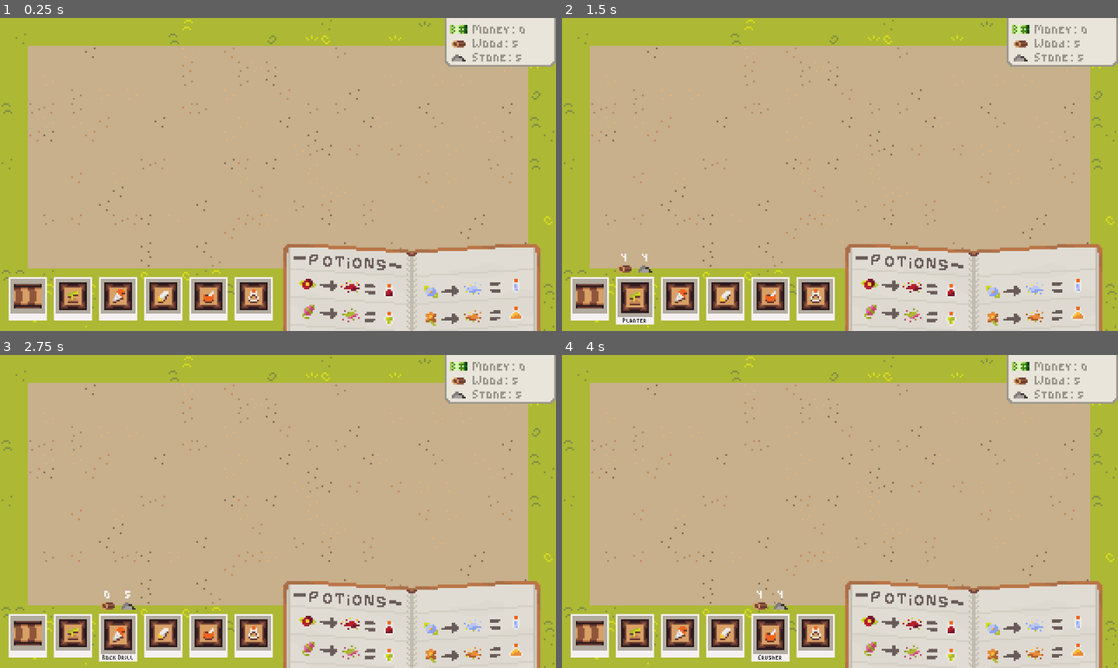
Above: before the commit, frames 1-4 (two rows, left to right).
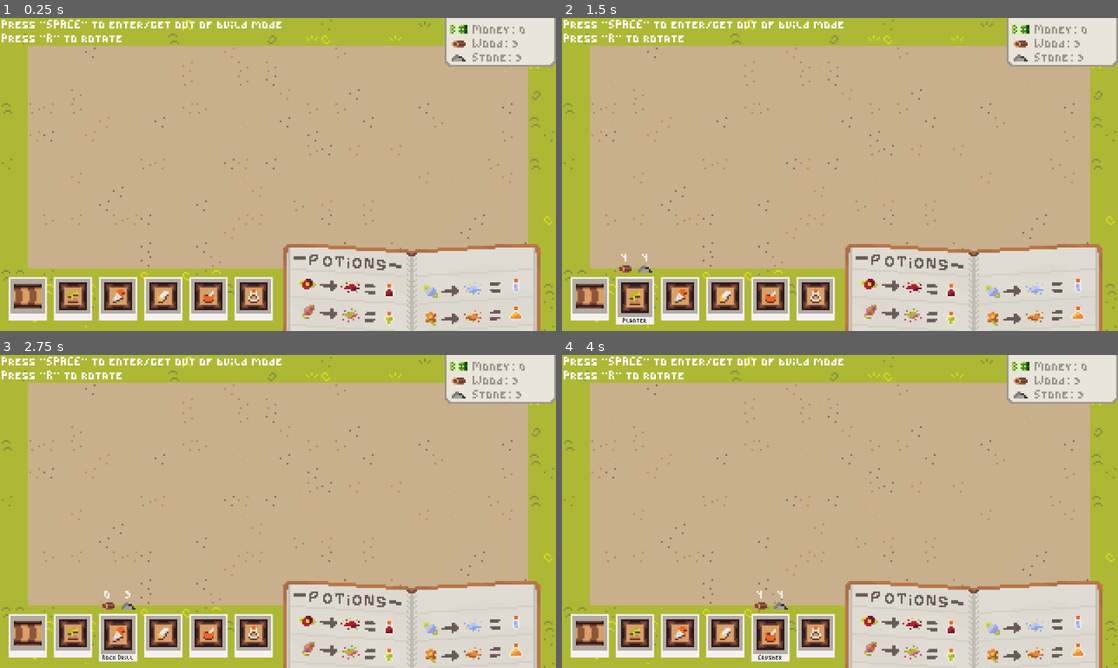
Above: after the commit, the same moments.

Repository: bsc23me/GodotWildJam426
Game: Godot game, scene res://MainScene.tscn
Same seed, same stepped clock (60 frames per second), same inputs: the game is played once before the commit and once after it. The engine's default icon, where the game draws it, is replaced by a stand-in: a white triangle on a blue panel in a dark square. Sound files missing from this copy of the repository are replaced by a short silence.
Inputs (mouse positions are in pixels of both pictures, inside the frame that each line leads up to):
- Up to frame 1 (0.25 s): no input
- Up to frame 2 (1.5 s): click (589, 299) at 0.5 s; click (634, 299) at 1.25 s
- Up to frame 3 (2.75 s): click (116, 636) at 2 s
- Up to frame 4 (4 s): click (723, 636) at 2.75 s; click (773, 636) at 3.5 s

The runs differ from the first frame. In frame 1, 0.9% of the frame differs, in the area x 0-94%, y 0-14%; in frame 2, 0.9%; in frame 3, 0.9%, in the area x 0-94%, y 0-78%; in frame 4, 0.9%.

Commit message:
Game done

Diff:
--- a/MainScene.tscn
+++ b/MainScene.tscn
@@ -2,6 +2,7 @@
 
 [ext_resource type="Texture2D" uid="uid://crtms5edr7pkj" path="res://icon.svg" id="1_3mqji"]
 [ext_resource type="Script" uid="uid://caerpow405td4" path="res://_scripts/grid_manager.gd" id="1_rpqi1"]
+[ext_resource type="AudioStream" uid="uid://dv5cuvly2dwju" path="res://audio/Removal.mp3" id="2_4mcbk"]
 [ext_resource type="TileSet" uid="uid://65cfy5y7i43k" path="res://test_tile_set.tres" id="2_5crlr"]
 [ext_resource type="Script" uid="uid://dogk0odjmsww5" path="res://_scripts/ghost_construct.gd" id="2_x4av3"]
 [ext_resource type="Texture2D" uid="uid://cl14b8ghnbe16" path="res://sprites/Belt_temp.png" id="4_rf2cd"]
@@ -12,6 +13,8 @@
 [ext_resource type="Texture2D" uid="uid://b5opi8vf2ay5e" path="res://sprites/money.png" id="9_p5x2j"]
 [ext_resource type="Texture2D" uid="uid://uv654ivd4pgp" path="res://sprites/UiElements.png" id="10_8xkvn"]
 [ext_resource type="Texture2D" uid="uid://b6dj8hgv0urva" path="res://sprites/RecipePage.png" id="12_yvb8b"]
+[ext_resource type="Script" uid="uid://dgpgdtc4q4qx4" path="res://_scripts/music.gd" id="14_mctxq"]
+[ext_resource type="AudioStream" uid="uid://cq6yo0pfuicmj" path="res://audio/UI Hover.mp3" id="15_mctxq"]
 
 [sub_resource type="AtlasTexture" id="AtlasTexture_rf2cd"]
 atlas = ExtResource("5_p5x2j")
@@ -73,6 +76,10 @@
 font_size = 8
 font_color = Color(0.59607846, 0.5803922, 0.54509807, 1)
 
+[sub_resource type="LabelSettings" id="LabelSettings_mctxq"]
+line_spacing = 0.0
+font_size = 8
+
 [node name="Node" type="Node" unique_id=1097373785]
 
 [node name="Node2D" type="Node2D" parent="." unique_id=1035034019]
@@ -94,6 +101,10 @@
 tile_texture = SubResource("AtlasTexture_rf2cd")
 default_texture = ExtResource("4_rf2cd")
 tile_tex_offsets = Array[Vector2i]([Vector2i(0, 0), Vector2i(4, 0), Vector2i(4, 2), Vector2i(4, 4), Vector2i(3, 4), Vector2i(5, 5), Vector2i(4, 5), Vector2i(5, 4), Vector2i(3, 5)])
+
+[node name="AudioStreamPlayer" type="AudioStreamPlayer" parent="Node2D/GhostConstruct" unique_id=1299156196]
+stream = ExtResource("2_4mcbk")
+volume_db = -8.0
 
 [node name="TileMapLayer" type="TileMapLayer" parent="Node2D" unique_id=1161836502]
 tile_map_data = PackedByteArray("AAAAAAAAAQAFAAUAAAAAAAEAAQAFAAUAAAAAAAIAAQAFAAUAAAAAAAMAAQAFAAUAAAAAAAQAAQAFAAUAAAAAAA …(5424 unchanged characters)…
@@ -129,7 +140,7 @@
 theme_override_constants/separation = 8
 alignment = 1
 
-[node name="Button" type="Button" parent="CanvasLayer/Control/Constructs" unique_id=229434104 node_paths=PackedStringArray("to_show")]
+[node name="Button" type="Button" parent="CanvasLayer/Control/Constructs" unique_id=229434104 node_paths=PackedStringArray("to_show", "audio")]
 layout_mode = 2
 focus_mode = 0
 theme_override_styles/normal = SubResource("StyleBoxFlat_hbc2u")
@@ -138,6 +149,7 @@
 icon = SubResource("AtlasTexture_4mcbk")
 script = ExtResource("8_torvr")
 to_show = NodePath("Control")
+audio = NodePath("AudioStreamPlayer2")
 
 [node name="Control" type="Control" parent="CanvasLayer/Control/Constructs/Button" unique_id=1367076000]
 visible = false
@@ -163,7 +175,7 @@
 offset_top = -17.0
 offset_right = 19.0
 offset_bottom = -9.0
-text = "3    2"
+text = "4    2"
 label_settings = SubResource("LabelSettings_p5x2j")
 horizontal_alignment = 1
 vertical_alignment = 1
@@ -181,7 +193,11 @@
 vframes = 2
 frame = 1
 
-[node name="Button2" type="Button" parent="CanvasLayer/Control/Constructs" unique_id=1173531571 node_paths=PackedStringArray("to_show")]
+[node name="AudioStreamPlayer2" type="AudioStreamPlayer" parent="CanvasLayer/Control/Constructs/Button" unique_id=1830225155]
+stream = ExtResource("15_mctxq")
+volume_db = -15.0
+
+[node name="Button2" type="Button" parent="CanvasLayer/Control/Constructs" unique_id=1173531571 node_paths=PackedStringArray("to_show", "audio")]
 visible = false
 layout_mode = 2
 size_flags_horizontal = 4
@@ -194,6 +210,7 @@
 theme_override_styles/disabled = SubResource("StyleBoxFlat_hbc2u")
 script = ExtResource("8_torvr")
 to_show = NodePath("Control")
+audio = NodePath("AudioStreamPlayer2")
 
 [node name="Control" type="Control" parent="CanvasLayer/Control/Constructs/Button2" unique_id=1420051629]
 visible = false
@@ -237,7 +254,11 @@
 vframes = 2
 frame = 1
 
-[node name="Button3" type="Button" parent="CanvasLayer/Control/Constructs" unique_id=1800787938 node_paths=PackedStringArray("to_show")]
+[node name="AudioStreamPlayer2" type="AudioStreamPlayer" parent="CanvasLayer/Control/Constructs/Button2" unique_id=1081890958]
+stream = ExtResource("15_mctxq")
+volume_db = -15.0
+
+[node name="Button3" type="Button" parent="CanvasLayer/Control/Constructs" unique_id=1800787938 node_paths=PackedStringArray("to_show", "audio")]
 layout_mode = 2
 size_flags_horizontal = 4
 size_flags_vertical = 4
@@ -249,6 +270,7 @@
 theme_override_styles/disabled = SubResource("StyleBoxFlat_hbc2u")
 script = ExtResource("8_torvr")
 to_show = NodePath("Control")
+audio = NodePath("AudioStreamPlayer2")
 
 [node name="Control" type="Control" parent="CanvasLayer/Control/Constructs/Button3" unique_id=799667986]
 visible = false
@@ -292,7 +314,11 @@
 vframes = 2
 frame = 1
 
-[node name="Button4" type="Button" parent="CanvasLayer/Control/Constructs" unique_id=1118686184 node_paths=PackedStringArray("to_show")]
+[node name="AudioStreamPlayer2" type="AudioStreamPlayer" parent="CanvasLayer/Control/Constructs/Button3" unique_id=2024263312]
+stream = ExtResource("15_mctxq")
+volume_db = -15.0
+
+[node name="Button4" type="Button" parent="CanvasLayer/Control/Constructs" unique_id=1118686184 node_paths=PackedStringArray("to_show", "audio")]
 visible = false
 layout_mode = 2
 size_flags_horizontal = 4
@@ -305,6 +331,7 @@
 theme_override_styles/disabled = SubResource("StyleBoxFlat_hbc2u")
 script = ExtResource("8_torvr")
 to_show = NodePath("Control")
+audio = NodePath("AudioStreamPlayer2")
 
 [node name="Control" type="Control" parent="CanvasLayer/Control/Constructs/Button4" unique_id=1051377678]
 visible = false
@@ -348,7 +375,11 @@
 vframes = 2
 frame = 1
 
-[node name="Button5" type="Button" parent="CanvasLayer/Control/Constructs" unique_id=3203714 node_paths=PackedStringArray("to_show")]
+[node name="AudioStreamPlayer2" type="AudioStreamPlayer" parent="CanvasLayer/Control/Constructs/Button4" unique_id=1750034347]
+stream = ExtResource("15_mctxq")
+volume_db = -15.0
+
+[node name="Button5" type="Button" parent="CanvasLayer/Control/Constructs" unique_id=3203714 node_paths=PackedStringArray("to_show", "audio")]
 layout_mode = 2
 size_flags_horizontal = 4
 size_flags_vertical = 4
@@ -360,6 +391,7 @@
 theme_override_styles/disabled = SubResource("StyleBoxFlat_hbc2u")
 script = ExtResource("8_torvr")
 to_show = NodePath("Control")
+audio = NodePath("AudioStreamPlayer2")
 
 [node name="Control" type="Control" parent="CanvasLayer/Control/Constructs/Button5" unique_id=2094385860]
 visible = false
@@ -385,7 +417,7 @@
 offset_top = -17.0
 offset_right = 19.0
 offset_bottom = -9.0
-text = "0    5"
+text = "0    3"
 label_settings = SubResource("LabelSettings_p5x2j")
 horizontal_alignment = 1
 vertical_alignment = 1
@@ -403,7 +435,11 @@
 vframes = 2
 frame = 1
 
-[node name="Button6" type="Button" parent="CanvasLayer/Control/Constructs" unique_id=1774244246 node_paths=PackedStringArray("to_show")]
+[node name="AudioStreamPlayer2" type="AudioStreamPlayer" parent="CanvasLayer/Control/Constructs/Button5" unique_id=248411430]
+stream = ExtResource("15_mctxq")
+volume_db = -15.0
+
+[node name="Button6" type="Button" parent="CanvasLayer/Control/Constructs" unique_id=1774244246 node_paths=PackedStringArray("to_show", "audio")]
 layout_mode = 2
 size_flags_horizontal = 4
 size_flags_vertical = 4
@@ -415,6 +451,7 @@
 theme_override_styles/disabled = SubResource("StyleBoxFlat_hbc2u")
 script = ExtResource("8_torvr")
 to_show = NodePath("Control")
+audio = NodePath("AudioStreamPlayer2")
 
 [node name="Control" type="Control" parent="CanvasLayer/Control/Constructs/Button6" unique_id=938231148]
 visible = false
@@ -440,7 +477,7 @@
 offset_top = -17.0
 offset_right = 19.0
 offset_bottom = -9.0
-text = "5    0"
+text = "3    0"
 label_settings = SubResource("LabelSettings_p5x2j")
 horizontal_alignment = 1
 vertical_alignment = 1
@@ -458,7 +495,11 @@
 vframes = 2
 frame = 1
 
-[node name="Button7" type="Button" parent="CanvasLayer/Control/Constructs" unique_id=1072461668 node_paths=PackedStringArray("to_show")]
+[node name="AudioStreamPlayer2" type="AudioStreamPlayer" parent="CanvasLayer/Control/Constructs/Button6" unique_id=763373562]
+stream = ExtResource("15_mctxq")
+volume_db = -15.0
+
+[node name="Button7" type="Button" parent="CanvasLayer/Control/Constructs" unique_id=1072461668 node_paths=PackedStringArray("to_show", "audio")]
 layout_mode = 2
 size_flags_horizontal = 4
 size_flags_vertical = 4
@@ -470,6 +511,7 @@
 theme_override_styles/disabled = SubResource("StyleBoxFlat_hbc2u")
 script = ExtResource("8_torvr")
 to_show = NodePath("Control")
+audio = NodePath("AudioStreamPlayer2")
 
 [node name="Control" type="Control" parent="CanvasLayer/Control/Constructs/Button7" unique_id=542253197]
 visible = false
@@ -513,7 +555,11 @@
 vframes = 2
 frame = 1
 
-[node name="Button8" type="Button" parent="CanvasLayer/Control/Constructs" unique_id=1919375379 node_paths=PackedStringArray("to_show")]
+[node name="AudioStreamPlayer2" type="AudioStreamPlayer" parent="CanvasLayer/Control/Constructs/Button7" unique_id=1491626310]
+stream = ExtResource("15_mctxq")
+volume_db = -15.0
+
+[node name="Button8" type="Button" parent="CanvasLayer/Control/Constructs" unique_id=1919375379 node_paths=PackedStringArray("to_show", "audio")]
 layout_mode = 2
 size_flags_horizontal = 4
 size_flags_vertical = 4
@@ -525,6 +571,7 @@
 theme_override_styles/disabled = SubResource("StyleBoxFlat_hbc2u")
 script = ExtResource("8_torvr")
 to_show = NodePath("Control")
+audio = NodePath("AudioStreamPlayer2")
 
 [node name="Control" type="Control" parent="CanvasLayer/Control/Constructs/Button8" unique_id=974369302]
 visible = false
@@ -567,6 +614,10 @@
 hframes = 2
 vframes = 2
 frame = 1
+
+[node name="AudioStreamPlayer2" type="AudioStreamPlayer" parent="CanvasLayer/Control/Constructs/Button8" unique_id=702414261]
+stream = ExtResource("15_mctxq")
+volume_db = -15.0
 
 [node name="Label" type="Label" parent="CanvasLayer/Control" unique_id=761006918]
 z_index = 1
@@ -639,6 +690,19 @@
 hframes = 2
 frame = 1
 
+[node name="AudioStreamPlayer" type="AudioStreamPlayer" parent="." unique_id=513518270]
+bus = &"music"
+script = ExtResource("14_mctxq")
+
+[node name="Label" type="Label" parent="." unique_id=1348737235]
+offset_left = 1.0
+offset_top = -1.0
+offset_right = 163.0
+offset_bottom = 15.0
+text = "Press \"SPACE\" to enter/get out of build mode
+Press \"R\" to rotate"
+label_settings = SubResource("LabelSettings_mctxq")
+
 [connection signal="button_up" from="CanvasLayer/Control/Constructs/Button" to="Node2D/GhostConstruct" method="_select_construct" binds= [1]]
 [connection signal="button_up" from="CanvasLayer/Control/Constructs/Button2" to="Node2D/GhostConstruct" method="_select_construct" binds= [2]]
 [connection signal="button_up" from="CanvasLayer/Control/Constructs/Button3" to="Node2D/GhostConstruct" method="_select_construct" binds= [3]]
@@ -647,3 +711,4 @@
 [connection signal="button_up" from="CanvasLayer/Control/Constructs/Button6" to="Node2D/GhostConstruct" method="_select_construct" binds= [6]]
 [connection signal="button_up" from="CanvasLayer/Control/Constructs/Button7" to="Node2D/GhostConstruct" method="_select_construct" binds= [7]]
 [connection signal="button_up" from="CanvasLayer/Control/Constructs/Button8" to="Node2D/GhostConstruct" method="_select_construct" binds= [8]]
+[connection signal="finished" from="AudioStreamPlayer" to="AudioStreamPlayer" method="_on_finished"]
--- /dev/null
+++ b/_scripts/audio.gd
@@ -0,0 +1,8 @@
+extends AudioStreamPlayer
+
+var parent : Node
+@export var start_at : float = 0
+
+func _ready() -> void:
+	parent = get_parent()
+	parent.sound.connect(play.bind(start_at))
--- a/_scripts/button.gd
+++ b/_scripts/button.gd
@@ -5,6 +5,7 @@
 @export var duration : float = 0.1
 
 @export var to_show: Control
+@export var audio : AudioStreamPlayer
 
 @export_group("Building mode")
 @export var consider : bool
@@ -23,6 +24,9 @@
 		if GridManager.building_mode:
 			return
 
+	if audio:
+		audio.play()
+
 	var tween : Tween = create_tween()
 	tween.tween_property(node, "scale", scaling, duration).set_trans(Tween.TRANS_CUBIC)
 
--- a/_scripts/crafter.gd
+++ b/_scripts/crafter.gd
@@ -22,12 +22,16 @@
 @export var start_at_command : bool
 var start : bool
 
+@export var squish : Button
+
 var tpe : GameConstants.ItemType = GameConstants.ItemType.POISON_PLANT
 var last_type : GameConstants.ItemType = GameConstants.ItemType.POISON_PLANT
 
 @export var scaling : Vector2 = Vector2(1,1.1)
 @export var duration : float = 0.1
 var original_scale : Vector2
+
+signal sound
 
 func _ready() -> void:
 	if product_path:
@@ -57,16 +61,21 @@
 			var hit = space_state.intersect_ray(ray)
 			if hit.size() == 0:
 				# spawn the product
+				squish.entered()
+				sound.emit()
 				var p : Node2D = product.instantiate()
 				p.position = position + output_direction * GridManager.GRID_SCALE
 				p.find_child("ItemTransport").type = tpe
 				scene_root.add_child(p)
+				squish.exited()
 				# reset progress
 				timeout = delay
 				for i in needed_ingredients.size():
 					ingredient_list.set(needed_ingredients[i],ingredient_list[needed_ingredients[i]] - 1)
 		elif resource_type != ResourceManager.ResourceType.DEFAULT:
+			squish.entered()
 			ResourceManager.adjust_resource(resource_type, resource_amount)
+			squish.exited()
 			# reset progress
 			timeout = delay
 			for i in needed_ingredients.size():
--- a/_scripts/ghost_construct.gd
+++ b/_scripts/ghost_construct.gd
@@ -11,12 +11,12 @@
 var selected_tile_type: TileConstruct.TileType
 var tile_cost : PackedVector2Array = [
 	Vector2(0,0),
-	Vector2(3,2),
+	Vector2(4,2),
 	Vector2(2,2),
 	Vector2(4,4),
 	Vector2(6,8),
-	Vector2(0,5),
-	Vector2(5,0),
+	Vector2(0,3),
+	Vector2(3,0),
 	Vector2(4,4),
 	Vector2(6,6),
 ]
@@ -27,6 +27,8 @@
 # Called when the node enters the scene tree for the first time.
 func _ready() -> void:
 	#_select_construct(TileConstruct.TileType.BELT)
+	_select_construct(TileConstruct.TileType.DRILL)
+
 	scenes.resize(tile_paths.size())
 	for i in tile_paths.size():
 		scenes[i] = load(tile_paths[i])
@@ -85,6 +87,7 @@
 		var pos = Vector2i(position)
 		if GridManager.has_tile(pos):
 			GridManager.remove_tile(pos)
+			$AudioStreamPlayer.play()
 
 ## Place a construct based on the currently selected type
 func place_tile(tile_type):
--- /dev/null
+++ b/_scripts/music.gd
@@ -0,0 +1,18 @@
+extends AudioStreamPlayer
+
+func _ready() -> void:
+	if randi_range(0,1) == 1:
+		stream = load("res://audio/GodotWildJam1.2.mp3")
+	else:
+		stream = load("res://audio/GodotWildJam2.mp3")
+
+	play()
+
+
+func _on_finished() -> void:
+	if randi_range(0,1) == 1:
+		stream = load("res://audio/GodotWildJam1.2.mp3")
+	else:
+		stream = load("res://audio/GodotWildJam2.mp3")
+
+	play()
--- a/_scripts/resource_generator.gd
+++ b/_scripts/resource_generator.gd
@@ -5,6 +5,8 @@
 @export var amount: int
 
 var timeout
+
+signal sound
 
 # Called when the node enters the scene tree for the first time.
 func _ready() -> void:
@@ -16,4 +18,5 @@
 	timeout -= delta
 	if timeout <= 0:
 		timeout = delay
+		sound.emit()
 		ResourceManager.adjust_resource(type, 1)
--- a/_scripts/resource_manager.gd
+++ b/_scripts/resource_manager.gd
@@ -8,8 +8,8 @@
 
 # Called when the node enters the scene tree for the first time.
 func _ready() -> void:
-	WOOD_AMOUNT = 5
-	STONE_AMOUNT = 5
+	WOOD_AMOUNT = 3
+	STONE_AMOUNT = 3
 	MONEY_AMOUNT = 0
 
 func adjust_resource(type:ResourceType, amount: int):
--- /dev/null
+++ b/default_bus_layout.tres
@@ -0,0 +1,10 @@
+[gd_resource type="AudioBusLayout" format=3 uid="uid://crpd1aveih2be"]
+
+[resource]
+bus/0/bypass_fx = true
+bus/1/name = &"music"
+bus/1/solo = false
+bus/1/mute = false
+bus/1/bypass_fx = false
+bus/1/volume_db = -4.556693
+bus/1/send = &"Master"
--- a/project.godot
+++ b/project.godot
@@ -10,10 +10,15 @@
 
 [application]
 
-config/name="GodotWildJam426"
+config/name="Alcherio"
 run/main_scene="uid://chatc284qh4gh"
 config/features=PackedStringArray("4.6", "Forward Plus")
-config/icon="res://icon.svg"
+boot_splash/image="uid://b1nvy1372sy0q"
+config/icon="uid://b1nvy1372sy0q"
+
+[audio]
+
+buses/default_bus_layout="uid://crpd1aveih2be"
 
 [autoload]
 
@@ -25,6 +30,7 @@
 
 window/size/viewport_width=320
 window/size/viewport_height=180
+window/size/mode=2
 window/stretch/mode="canvas_items"
 window/stretch/scale_mode="integer"
 
--- a/sub_scenes/belt.tscn
+++ b/sub_scenes/belt.tscn
@@ -2,6 +2,7 @@
 
 [ext_resource type="Texture2D" uid="uid://4i4mme71dxo7" path="res://sprites/TreadmillOrange.png" id="1_nxa6v"]
 [ext_resource type="Script" uid="uid://da145ili7n1y2" path="res://_scripts/TileConstruct.gd" id="2_nxa6v"]
+[ext_resource type="AudioStream" uid="uid://bx3xss6wd2up2" path="res://audio/Belt Placed 2.mp3" id="3_6wagu"]
 
 [sub_resource type="Animation" id="Animation_nxa6v"]
 resource_name = "belt"
@@ -34,3 +35,7 @@
 [node name="AnimationPlayer" type="AnimationPlayer" parent="." unique_id=134148760]
 libraries/ = SubResource("AnimationLibrary_6wagu")
 autoplay = &"belt"
+
+[node name="AudioStreamPlayer" type="AudioStreamPlayer" parent="." unique_id=167194938]
+stream = ExtResource("3_6wagu")
+autoplay = true
--- a/sub_scenes/brewery.tscn
+++ b/sub_scenes/brewery.tscn
@@ -2,12 +2,16 @@
 
 [ext_resource type="Texture2D" uid="uid://ctooftfwpgrxr" path="res://sprites/TilesAndItens.png" id="1_lt7jh"]
 [ext_resource type="Script" uid="uid://cxtcarp8y08jk" path="res://_scripts/crafter.gd" id="2_lt7jh"]
+[ext_resource type="Script" uid="uid://gcq7ll666m8l" path="res://_scripts/button.gd" id="3_ro2rj"]
+[ext_resource type="Script" uid="uid://4yvhma3vmbm4" path="res://_scripts/audio.gd" id="4_b80oq"]
+[ext_resource type="AudioStream" uid="uid://b3tsjs1rs0gr4" path="res://audio/Potion Brewed.mp3" id="4_p12yk"]
+[ext_resource type="AudioStream" uid="uid://dc0q8tv3s5e53" path="res://audio/Machine Placed1.1.mp3" id="6_qqok8"]
 
 [sub_resource type="AtlasTexture" id="AtlasTexture_468fr"]
 atlas = ExtResource("1_lt7jh")
 region = Rect2(48, 80, 16, 16)
 
-[node name="Brewery" type="Sprite2D" unique_id=1765083466]
+[node name="Brewery" type="Sprite2D" unique_id=1765083466 node_paths=PackedStringArray("squish")]
 texture = SubResource("AtlasTexture_468fr")
 script = ExtResource("2_lt7jh")
 resource_type = 3
@@ -15,4 +19,24 @@
 needed_ingredients = Array[int]([8, 6, 7, 5])
 max_items = 999999
 delay = 1.0
+squish = NodePath("Button")
 metadata/_custom_type_script = "uid://da145ili7n1y2"
+
+[node name="Button" type="Button" parent="." unique_id=788100199 node_paths=PackedStringArray("node")]
+offset_left = -8.0
+offset_top = -8.0
+offset_right = 8.0
+offset_bottom = 8.0
+mouse_filter = 2
+flat = true
+script = ExtResource("3_ro2rj")
+node = NodePath("..")
+
+[node name="AudioStreamPlayer" type="AudioStreamPlayer" parent="." unique_id=1515287002]
+stream = ExtResource("4_p12yk")
+script = ExtResource("4_b80oq")
+
+[node name="AudioStreamPlayer2" type="AudioStreamPlayer" parent="." unique_id=1029957488]
+stream = ExtResource("6_qqok8")
+volume_db = -10.0
+autoplay = true
--- a/sub_scenes/drill.tscn
+++ b/sub_scenes/drill.tscn
@@ -3,6 +3,7 @@
 [ext_resource type="Texture2D" uid="uid://ctooftfwpgrxr" path="res://sprites/TilesAndItens.png" id="1_0g50j"]
 [ext_resource type="Script" uid="uid://da145ili7n1y2" path="res://_scripts/TileConstruct.gd" id="2_0g50j"]
 [ext_resource type="Script" uid="uid://bj7t0e5p1du27" path="res://_scripts/resource_generator.gd" id="3_0g50j"]
+[ext_resource type="AudioStream" uid="uid://dc0q8tv3s5e53" path="res://audio/Machine Placed1.1.mp3" id="6_ncfof"]
 
 [sub_resource type="AtlasTexture" id="AtlasTexture_468fr"]
 atlas = ExtResource("1_0g50j")
@@ -18,3 +19,8 @@
 type = 2
 delay = 2.0
 amount = 1
+
+[node name="AudioStreamPlayer2" type="AudioStreamPlayer" parent="." unique_id=1212821168]
+stream = ExtResource("6_ncfof")
+volume_db = -10.0
+autoplay = true
--- a/sub_scenes/plant_processor.tscn
+++ b/sub_scenes/plant_processor.tscn
@@ -2,16 +2,41 @@
 
 [ext_resource type="Texture2D" uid="uid://ctooftfwpgrxr" path="res://sprites/TilesAndItens.png" id="1_h70mr"]
 [ext_resource type="Script" uid="uid://cxtcarp8y08jk" path="res://_scripts/crafter.gd" id="2_h70mr"]
+[ext_resource type="Script" uid="uid://gcq7ll666m8l" path="res://_scripts/button.gd" id="3_ruscm"]
+[ext_resource type="AudioStream" uid="uid://dc0q8tv3s5e53" path="res://audio/Machine Placed1.1.mp3" id="4_twfft"]
+[ext_resource type="AudioStream" uid="uid://cces5tfb33hi4" path="res://audio/Plant Crushed.mp3" id="5_dbui1"]
+[ext_resource type="Script" uid="uid://4yvhma3vmbm4" path="res://_scripts/audio.gd" id="6_due6l"]
 
 [sub_resource type="AtlasTexture" id="AtlasTexture_468fr"]
 atlas = ExtResource("1_h70mr")
 region = Rect2(80, 64, 16, 16)
 
-[node name="PlantProcessor" type="Sprite2D" unique_id=1449174723]
+[node name="PlantProcessor" type="Sprite2D" unique_id=1449174723 node_paths=PackedStringArray("squish")]
 texture = SubResource("AtlasTexture_468fr")
 script = ExtResource("2_h70mr")
 product_path = "res://sub_scenes/rose_powder.tscn"
 needed_ingredients = Array[int]([4, 1, 2, 3])
 max_items = 1
-delay = 0.5
+delay = 1.0
+squish = NodePath("Button")
 metadata/_custom_type_script = "uid://da145ili7n1y2"
+
+[node name="Button" type="Button" parent="." unique_id=676106636 node_paths=PackedStringArray("node")]
+offset_left = -8.0
+offset_top = -8.0
+offset_right = 8.0
+offset_bottom = 8.0
+mouse_filter = 2
+flat = true
+script = ExtResource("3_ruscm")
+node = NodePath("..")
+
+[node name="AudioStreamPlayer2" type="AudioStreamPlayer" parent="." unique_id=2011729999]
+stream = ExtResource("4_twfft")
+volume_db = -10.0
+autoplay = true
+
+[node name="AudioStreamPlayer" type="AudioStreamPlayer" parent="." unique_id=760357510]
+stream = ExtResource("5_dbui1")
+volume_db = -10.0
+script = ExtResource("6_due6l")
--- a/sub_scenes/planter.tscn
+++ b/sub_scenes/planter.tscn
@@ -4,6 +4,9 @@
 [ext_resource type="Script" uid="uid://cxtcarp8y08jk" path="res://_scripts/crafter.gd" id="2_02sgj"]
 [ext_resource type="Script" uid="uid://gcq7ll666m8l" path="res://_scripts/button.gd" id="3_7domx"]
 [ext_resource type="Script" uid="uid://e6k7emu6s1r8" path="res://_scripts/selector.gd" id="4_x7g0r"]
+[ext_resource type="AudioStream" uid="uid://dc0q8tv3s5e53" path="res://audio/Machine Placed1.1.mp3" id="5_ytff6"]
+[ext_resource type="AudioStream" uid="uid://dps00hoe6jpae" path="res://audio/Plant Grown.mp3" id="6_13j50"]
+[ext_resource type="Script" uid="uid://4yvhma3vmbm4" path="res://_scripts/audio.gd" id="7_sondw"]
 
 [sub_resource type="AtlasTexture" id="AtlasTexture_468fr"]
 atlas = ExtResource("1_02sgj")
@@ -20,12 +23,13 @@
 [sub_resource type="StyleBoxFlat" id="StyleBoxFlat_x7g0r"]
 bg_color = Color(0.56078434, 0.3372549, 0.23137255, 1)
 
-[node name="Planter" type="Sprite2D" unique_id=1052250189]
+[node name="Planter" type="Sprite2D" unique_id=1052250189 node_paths=PackedStringArray("squish")]
 texture = SubResource("AtlasTexture_468fr")
 script = ExtResource("2_02sgj")
 product_path = "res://sub_scenes/rose.tscn"
 delay = 1.0
 start_at_command = true
+squish = NodePath("Button")
 metadata/_custom_type_script = "uid://da145ili7n1y2"
 
 [node name="Button" type="Button" parent="." unique_id=401807421 node_paths=PackedStringArray("node")]
@@ -33,7 +37,7 @@
 offset_top = -8.0
 offset_right = 8.0
 offset_bottom = 8.0
-mouse_filter = 1
+mouse_filter = 2
 flat = true
 script = ExtResource("3_7domx")
 node = NodePath("..")
@@ -128,3 +132,14 @@
 script = ExtResource("3_7domx")
 node = NodePath("..")
 scaling = Vector2(1.2, 1.2)
+
+[node name="AudioStreamPlayer2" type="AudioStreamPlayer" parent="." unique_id=1609864849]
+stream = ExtResource("5_ytff6")
+volume_db = -10.0
+autoplay = true
+
+[node name="AudioStreamPlayer" type="AudioStreamPlayer" parent="." unique_id=898454413]
+stream = ExtResource("6_13j50")
+volume_db = 5.0
+script = ExtResource("7_sondw")
+start_at = 0.7
--- a/sub_scenes/wood_cutter.tscn
+++ b/sub_scenes/wood_cutter.tscn
@@ -3,6 +3,7 @@
 [ext_resource type="Texture2D" uid="uid://ctooftfwpgrxr" path="res://sprites/TilesAndItens.png" id="1_u0qn4"]
 [ext_resource type="Script" uid="uid://da145ili7n1y2" path="res://_scripts/TileConstruct.gd" id="2_u0qn4"]
 [ext_resource type="Script" uid="uid://bj7t0e5p1du27" path="res://_scripts/resource_generator.gd" id="3_u0qn4"]
+[ext_resource type="AudioStream" uid="uid://dc0q8tv3s5e53" path="res://audio/Machine Placed1.1.mp3" id="6_bow82"]
 
 [node name="WoodCutter" type="Sprite2D" unique_id=899047246]
 texture = ExtResource("1_u0qn4")
@@ -17,3 +18,8 @@
 type = 1
 delay = 2.0
 amount = 1
+
+[node name="AudioStreamPlayer2" type="AudioStreamPlayer" parent="." unique_id=1767493372]
+stream = ExtResource("6_bow82")
+volume_db = -10.0
+autoplay = true
Binary file added: Banner.png
Not shown, added: Banner.png.import
Not shown, added: _scripts/audio.gd.uid
Not shown, added: _scripts/music.gd.uid
Not shown, added: audio/Belt Placed 2.mp3.import
Not shown, added: audio/GodotWildJam1.2.mp3.import
Not shown, added: audio/GodotWildJam2.mp3.import
Not shown, added: audio/Machine Placed1.1.mp3.import
Not shown, added: audio/Plant Crushed.mp3.import
Not shown, added: audio/Plant Grown.mp3.import
Not shown, added: audio/Potion Brewed.mp3.import
Not shown, added: audio/Removal.mp3.import
(and 20 more such lines)
